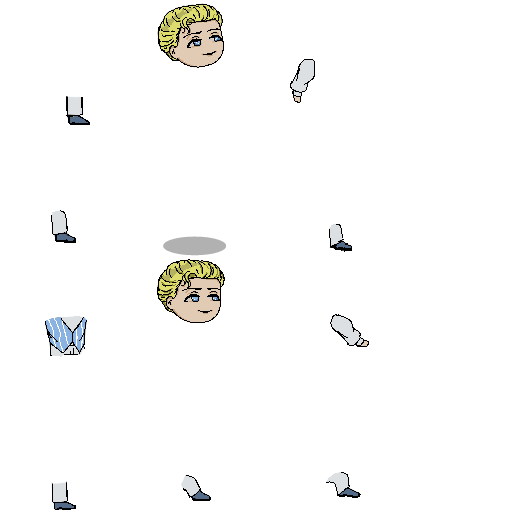
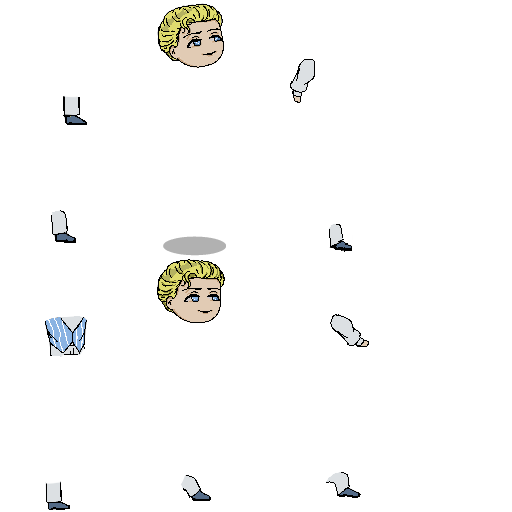
Layer changes from the first 512px x 512px image to the second:
painted on "4-chrono_tex Copy" over [45, 95, 90, 510]
